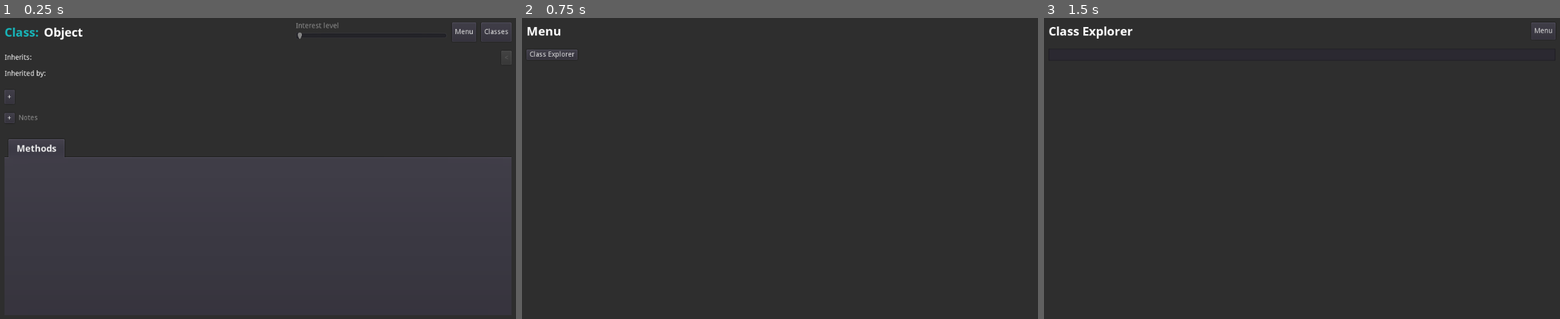
Above: before the commit, frames 1-3 (left to right).
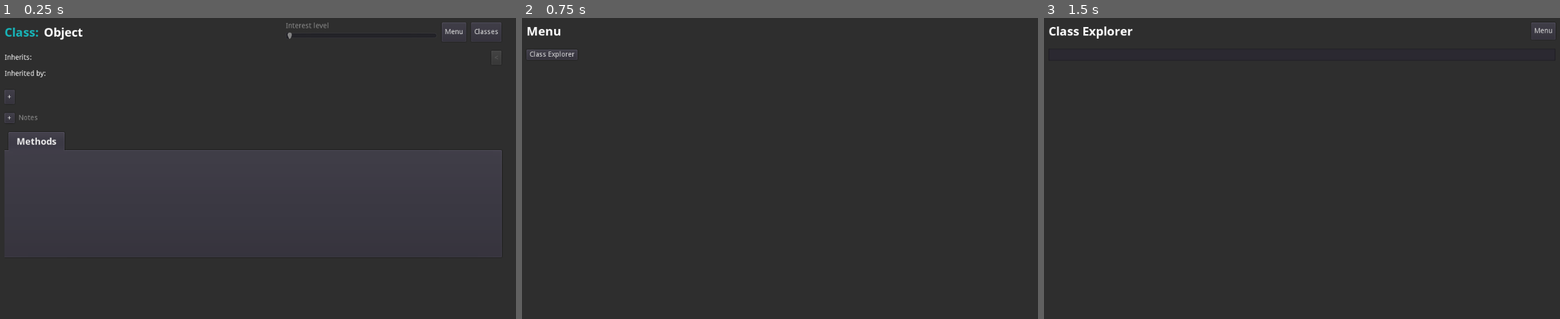
Above: after the commit, the same moments.

Repository: andrew-wilkes/godotbuddy.com
Game: Godot game, scene res://Test.tscn
Same seed, same stepped clock (60 frames per second), same inputs: the game is played once before the commit and once after it. This scene is started directly instead of the project's main scene.
Inputs:
- Up to frame 1 (0.25 s): no input
- Up to frame 2 (0.75 s): click "Menu" at 0.5 s
- Up to frame 3 (1.5 s): click "Class Explorer" at 1.25 s

The runs differ from the first frame. In frame 1, 3.2% of the frame differs, in the area x 0-100%, y 1-80%; in frame 2, nothing differs; in frame 3, nothing differs.
Error in both runs: Invalid get index 'Object' (on base: 'Dictionary'). (res://data.gd:52)

Commit message:
Change UI layout

Diff:
--- a/apps/desktop/ClassDetails.tscn
+++ b/apps/desktop/ClassDetails.tscn
@@ -28,19 +28,25 @@
 margin_right = 1015.0
 margin_bottom = 591.0
 
-[node name="VBox" type="VBoxContainer" parent="SC"]
+[node name="H" type="HBoxContainer" parent="SC"]
 margin_right = 994.0
 margin_bottom = 630.0
+size_flags_horizontal = 3
+custom_constants/separation = 10
+
+[node name="VBox" type="VBoxContainer" parent="SC/H"]
+margin_right = 974.0
+margin_bottom = 630.0
 rect_min_size = Vector2( 720, 0 )
 size_flags_horizontal = 3
 size_flags_vertical = 3
 
-[node name="HBox" type="HBoxContainer" parent="SC/VBox"]
-margin_right = 994.0
+[node name="HBox" type="HBoxContainer" parent="SC/H/VBox"]
+margin_right = 974.0
 margin_bottom = 38.0
 custom_constants/separation = 10
 
-[node name="Heading" type="Label" parent="SC/VBox/HBox"]
+[node name="Heading" type="Label" parent="SC/H/VBox/HBox"]
 modulate = Color( 0.0941176, 0.717647, 0.733333, 1 )
 margin_top = 2.0
 margin_right = 68.0
@@ -48,7 +54,7 @@
 custom_fonts/font = ExtResource( 2 )
 text = "Class:"
 
-[node name="ClassName" type="Label" parent="SC/VBox/HBox"]
+[node name="ClassName" type="Label" parent="SC/H/VBox/HBox"]
 margin_left = 78.0
 margin_top = 2.0
 margin_right = 161.0
@@ -56,190 +62,190 @@
 custom_fonts/font = ExtResource( 2 )
 text = "Button"
 
-[node name="Sp1" type="Control" parent="SC/VBox/HBox"]
+[node name="Sp1" type="Control" parent="SC/H/VBox/HBox"]
 margin_left = 171.0
-margin_right = 556.0
-margin_bottom = 38.0
-size_flags_horizontal = 3
-
-[node name="VBox" type="VBoxContainer" parent="SC/VBox/HBox"]
-margin_left = 566.0
-margin_right = 866.0
-margin_bottom = 38.0
-__meta__ = {
-"_edit_use_anchors_": false
-}
-
-[node name="Label" type="Label" parent="SC/VBox/HBox/VBox"]
+margin_right = 536.0
+margin_bottom = 38.0
+size_flags_horizontal = 3
+
+[node name="VBox" type="VBoxContainer" parent="SC/H/VBox/HBox"]
+margin_left = 546.0
+margin_right = 846.0
+margin_bottom = 38.0
+__meta__ = {
+"_edit_use_anchors_": false
+}
+
+[node name="Label" type="Label" parent="SC/H/VBox/HBox/VBox"]
 margin_right = 300.0
 margin_bottom = 14.0
 custom_colors/font_color = Color( 0.564706, 0.564706, 0.564706, 1 )
 text = "Interest level"
 
-[node name="HSlider" type="HSlider" parent="SC/VBox/HBox/VBox"]
+[node name="HSlider" type="HSlider" parent="SC/H/VBox/HBox/VBox"]
 margin_top = 18.0
 margin_right = 300.0
 margin_bottom = 34.0
 rect_min_size = Vector2( 300, 0 )
 
-[node name="Sp" type="Control" parent="SC/VBox/HBox/VBox"]
+[node name="Sp" type="Control" parent="SC/H/VBox/HBox/VBox"]
 margin_top = 38.0
 margin_right = 300.0
 margin_bottom = 38.0
 size_flags_vertical = 3
 
-[node name="Menu" type="Button" parent="SC/VBox/HBox"]
-margin_left = 876.0
-margin_right = 924.0
+[node name="Menu" type="Button" parent="SC/H/VBox/HBox"]
+margin_left = 856.0
+margin_right = 904.0
 margin_bottom = 38.0
 text = "Menu"
 
-[node name="Classes" type="Button" parent="SC/VBox/HBox"]
-margin_left = 934.0
-margin_right = 994.0
+[node name="Classes" type="Button" parent="SC/H/VBox/HBox"]
+margin_left = 914.0
+margin_right = 974.0
 margin_bottom = 38.0
 text = "Classes"
 
-[node name="Sp1" type="Control" parent="SC/VBox"]
+[node name="Sp1" type="Control" parent="SC/H/VBox"]
 margin_top = 42.0
-margin_right = 994.0
+margin_right = 974.0
 margin_bottom = 52.0
 rect_min_size = Vector2( 0, 10 )
 
-[node name="Ih" type="HBoxContainer" parent="SC/VBox"]
+[node name="Ih" type="HBoxContainer" parent="SC/H/VBox"]
 margin_top = 56.0
-margin_right = 994.0
+margin_right = 974.0
 margin_bottom = 84.0
 custom_constants/separation = 10
 __meta__ = {
 "_edit_use_anchors_": false
 }
 
-[node name="Label" type="Label" parent="SC/VBox/Ih"]
+[node name="Label" type="Label" parent="SC/H/VBox/Ih"]
 margin_top = 7.0
 margin_right = 54.0
 margin_bottom = 21.0
 text = "Inherits:"
 
-[node name="Inherits" parent="SC/VBox/Ih" instance=ExtResource( 5 )]
+[node name="Inherits" parent="SC/H/VBox/Ih" instance=ExtResource( 5 )]
 margin_left = 64.0
 margin_top = 0.0
-margin_right = 509.0
-margin_bottom = 28.0
-
-[node name="Sp" type="Control" parent="SC/VBox/Ih"]
-margin_left = 519.0
-margin_right = 964.0
-margin_bottom = 28.0
-size_flags_horizontal = 3
-
-[node name="BackButton" type="Button" parent="SC/VBox/Ih"]
-margin_left = 974.0
-margin_right = 994.0
+margin_right = 499.0
+margin_bottom = 28.0
+
+[node name="Sp" type="Control" parent="SC/H/VBox/Ih"]
+margin_left = 509.0
+margin_right = 944.0
+margin_bottom = 28.0
+size_flags_horizontal = 3
+
+[node name="BackButton" type="Button" parent="SC/H/VBox/Ih"]
+margin_left = 954.0
+margin_right = 974.0
 margin_bottom = 28.0
 rect_min_size = Vector2( 0, 28 )
 hint_tooltip = "Go to previous class"
 text = "<"
 
-[node name="Ihby" type="HBoxContainer" parent="SC/VBox"]
+[node name="Ihby" type="HBoxContainer" parent="SC/H/VBox"]
 margin_top = 88.0
-margin_right = 994.0
+margin_right = 974.0
 margin_bottom = 116.0
 custom_constants/separation = 10
 __meta__ = {
 "_edit_use_anchors_": false
 }
 
-[node name="Label" type="Label" parent="SC/VBox/Ihby"]
+[node name="Label" type="Label" parent="SC/H/VBox/Ihby"]
 margin_top = 7.0
 margin_right = 82.0
 margin_bottom = 21.0
 text = "Inherited by:"
 
-[node name="Inherited" parent="SC/VBox/Ihby" instance=ExtResource( 5 )]
+[node name="Inherited" parent="SC/H/VBox/Ihby" instance=ExtResource( 5 )]
 margin_left = 92.0
 margin_top = 0.0
-margin_right = 994.0
-margin_bottom = 28.0
-
-[node name="Sp4" type="Control" parent="SC/VBox"]
+margin_right = 974.0
+margin_bottom = 28.0
+
+[node name="Sp4" type="Control" parent="SC/H/VBox"]
 margin_top = 120.0
-margin_right = 994.0
+margin_right = 974.0
 margin_bottom = 130.0
 rect_min_size = Vector2( 0, 10 )
 
-[node name="HBox1" type="HBoxContainer" parent="SC/VBox"]
+[node name="HBox1" type="HBoxContainer" parent="SC/H/VBox"]
 margin_top = 134.0
-margin_right = 994.0
+margin_right = 974.0
 margin_bottom = 162.0
 custom_constants/separation = 8
 
-[node name="DescButton" type="Button" parent="SC/VBox/HBox1"]
+[node name="DescButton" type="Button" parent="SC/H/VBox/HBox1"]
 margin_right = 20.0
 margin_bottom = 28.0
 hint_tooltip = "Detailed description"
 text = "+"
 
-[node name="BDesc" parent="SC/VBox/HBox1" instance=ExtResource( 5 )]
+[node name="BDesc" parent="SC/H/VBox/HBox1" instance=ExtResource( 5 )]
 margin_left = 28.0
 margin_top = 0.0
-margin_right = 976.0
-margin_bottom = 28.0
-
-[node name="Sp" type="Control" parent="SC/VBox/HBox1"]
-margin_left = 984.0
-margin_right = 994.0
+margin_right = 956.0
+margin_bottom = 28.0
+
+[node name="Sp" type="Control" parent="SC/H/VBox/HBox1"]
+margin_left = 964.0
+margin_right = 974.0
 margin_bottom = 28.0
 rect_min_size = Vector2( 10, 0 )
 
-[node name="Sp2" type="Control" parent="SC/VBox"]
+[node name="Sp2" type="Control" parent="SC/H/VBox"]
 margin_top = 166.0
-margin_right = 994.0
+margin_right = 974.0
 margin_bottom = 176.0
 rect_min_size = Vector2( 0, 10 )
 
-[node name="DescBox" type="VBoxContainer" parent="SC/VBox"]
+[node name="DescBox" type="VBoxContainer" parent="SC/H/VBox"]
 margin_top = 180.0
-margin_right = 994.0
+margin_right = 974.0
 margin_bottom = 222.0
 size_flags_horizontal = 3
 
-[node name="HBox" type="HBoxContainer" parent="SC/VBox/DescBox"]
-margin_right = 994.0
-margin_bottom = 28.0
-
-[node name="Desc" parent="SC/VBox/DescBox/HBox" instance=ExtResource( 5 )]
+[node name="HBox" type="HBoxContainer" parent="SC/H/VBox/DescBox"]
+margin_right = 974.0
+margin_bottom = 28.0
+
+[node name="Desc" parent="SC/H/VBox/DescBox/HBox" instance=ExtResource( 5 )]
 margin_top = 0.0
-margin_right = 970.0
-margin_bottom = 28.0
-
-[node name="Sp" type="Control" parent="SC/VBox/DescBox/HBox"]
-margin_left = 974.0
-margin_right = 994.0
+margin_right = 950.0
+margin_bottom = 28.0
+
+[node name="Sp" type="Control" parent="SC/H/VBox/DescBox/HBox"]
+margin_left = 954.0
+margin_right = 974.0
 margin_bottom = 28.0
 rect_min_size = Vector2( 20, 0 )
 
-[node name="Sp2" type="Control" parent="SC/VBox/DescBox"]
+[node name="Sp2" type="Control" parent="SC/H/VBox/DescBox"]
 margin_top = 32.0
-margin_right = 994.0
+margin_right = 974.0
 margin_bottom = 42.0
 rect_min_size = Vector2( 0, 10 )
 
-[node name="HBox2" type="HBoxContainer" parent="SC/VBox"]
+[node name="HBox2" type="HBoxContainer" parent="SC/H/VBox"]
 margin_top = 226.0
-margin_right = 994.0
+margin_right = 974.0
 margin_bottom = 246.0
 custom_constants/separation = 8
 __meta__ = {
 "_edit_use_anchors_": false
 }
 
-[node name="NotesButton" type="Button" parent="SC/VBox/HBox2"]
+[node name="NotesButton" type="Button" parent="SC/H/VBox/HBox2"]
 margin_right = 20.0
 margin_bottom = 20.0
 text = "+"
 
-[node name="Label" type="Label" parent="SC/VBox/HBox2"]
+[node name="Label" type="Label" parent="SC/H/VBox/HBox2"]
 margin_left = 28.0
 margin_top = 3.0
 margin_right = 66.0
@@ -247,32 +253,28 @@
 custom_colors/font_color = Color( 0.564706, 0.564706, 0.564706, 1 )
 text = "Notes"
 
-[node name="Sp" type="Control" parent="SC/VBox/HBox2"]
+[node name="Sp" type="Control" parent="SC/H/VBox/HBox2"]
 margin_left = 74.0
-margin_right = 994.0
+margin_right = 974.0
 margin_bottom = 20.0
 size_flags_horizontal = 3
 
-[node name="Sp3" type="Control" parent="SC/VBox"]
+[node name="Sp3" type="Control" parent="SC/H/VBox"]
 margin_top = 250.0
-margin_right = 994.0
+margin_right = 974.0
 margin_bottom = 260.0
 rect_min_size = Vector2( 0, 10 )
 
-[node name="NotesBox" type="VBoxContainer" parent="SC/VBox"]
+[node name="NotesBox" type="VBoxContainer" parent="SC/H/VBox"]
 margin_top = 264.0
-margin_right = 994.0
+margin_right = 974.0
 margin_bottom = 378.0
 __meta__ = {
 "_edit_use_anchors_": false
 }
 
-[node name="HBox" type="HBoxContainer" parent="SC/VBox/NotesBox"]
-margin_right = 994.0
-margin_bottom = 100.0
-
-[node name="Notes" type="TextEdit" parent="SC/VBox/NotesBox/HBox"]
-margin_right = 970.0
+[node name="Notes" type="TextEdit" parent="SC/H/VBox/NotesBox"]
+margin_right = 974.0
 margin_bottom = 100.0
 rect_min_size = Vector2( 0, 100 )
 size_flags_horizontal = 3
@@ -282,27 +284,21 @@
 "_edit_use_anchors_": false
 }
 
-[node name="Sp" type="Control" parent="SC/VBox/NotesBox/HBox"]
-margin_left = 974.0
-margin_right = 994.0
-margin_bottom = 100.0
-rect_min_size = Vector2( 20, 0 )
-
-[node name="Sp4" type="Control" parent="SC/VBox/NotesBox"]
+[node name="Sp4" type="Control" parent="SC/H/VBox/NotesBox"]
 margin_top = 104.0
-margin_right = 994.0
+margin_right = 974.0
 margin_bottom = 114.0
 rect_min_size = Vector2( 0, 10 )
 
-[node name="TabContainer" type="TabContainer" parent="SC/VBox"]
+[node name="TabContainer" type="TabContainer" parent="SC/H/VBox"]
 margin_top = 382.0
-margin_right = 994.0
+margin_right = 974.0
 margin_bottom = 630.0
 size_flags_vertical = 3
 custom_fonts/font = SubResource( 1 )
 tab_align = 0
 
-[node name="Methods" parent="SC/VBox/TabContainer" instance=ExtResource( 5 )]
+[node name="Methods" parent="SC/H/VBox/TabContainer" instance=ExtResource( 5 )]
 anchor_right = 1.0
 anchor_bottom = 1.0
 margin_left = 4.0
@@ -313,14 +309,20 @@
 size_flags_vertical = 3
 fit_content_height = false
 
-[connection signal="value_changed" from="SC/VBox/HBox/VBox/HSlider" to="." method="_on_HSlider_value_changed"]
-[connection signal="pressed" from="SC/VBox/HBox/Menu" to="." method="_on_Menu_pressed"]
-[connection signal="pressed" from="SC/VBox/HBox/Classes" to="." method="_on_Classes_pressed"]
-[connection signal="meta_clicked" from="SC/VBox/Ih/Inherits" to="." method="_on_meta_clicked"]
-[connection signal="pressed" from="SC/VBox/Ih/BackButton" to="." method="_on_BackButton_pressed"]
-[connection signal="meta_clicked" from="SC/VBox/Ihby/Inherited" to="." method="_on_meta_clicked"]
-[connection signal="pressed" from="SC/VBox/HBox1/DescButton" to="." method="_on_Description_pressed"]
-[connection signal="meta_clicked" from="SC/VBox/DescBox/HBox/Desc" to="." method="_on_meta_clicked"]
-[connection signal="pressed" from="SC/VBox/HBox2/NotesButton" to="." method="_on_NotesButton_pressed"]
-[connection signal="text_changed" from="SC/VBox/NotesBox/HBox/Notes" to="." method="_on_Notes_text_changed"]
-[connection signal="meta_clicked" from="SC/VBox/TabContainer/Methods" to="." method="_on_meta_clicked"]
+[node name="Control" type="Control" parent="SC/H"]
+margin_left = 984.0
+margin_right = 994.0
+margin_bottom = 630.0
+rect_min_size = Vector2( 10, 0 )
+
+[connection signal="value_changed" from="SC/H/VBox/HBox/VBox/HSlider" to="." method="_on_HSlider_value_changed"]
+[connection signal="pressed" from="SC/H/VBox/HBox/Menu" to="." method="_on_Menu_pressed"]
+[connection signal="pressed" from="SC/H/VBox/HBox/Classes" to="." method="_on_Classes_pressed"]
+[connection signal="meta_clicked" from="SC/H/VBox/Ih/Inherits" to="." method="_on_meta_clicked"]
+[connection signal="pressed" from="SC/H/VBox/Ih/BackButton" to="." method="_on_BackButton_pressed"]
+[connection signal="meta_clicked" from="SC/H/VBox/Ihby/Inherited" to="." method="_on_meta_clicked"]
+[connection signal="pressed" from="SC/H/VBox/HBox1/DescButton" to="." method="_on_Description_pressed"]
+[connection signal="meta_clicked" from="SC/H/VBox/DescBox/HBox/Desc" to="." method="_on_meta_clicked"]
+[connection signal="pressed" from="SC/H/VBox/HBox2/NotesButton" to="." method="_on_NotesButton_pressed"]
+[connection signal="text_changed" from="SC/H/VBox/NotesBox/Notes" to="." method="_on_Notes_text_changed"]
+[connection signal="meta_clicked" from="SC/H/VBox/TabContainer/Methods" to="." method="_on_meta_clicked"]
